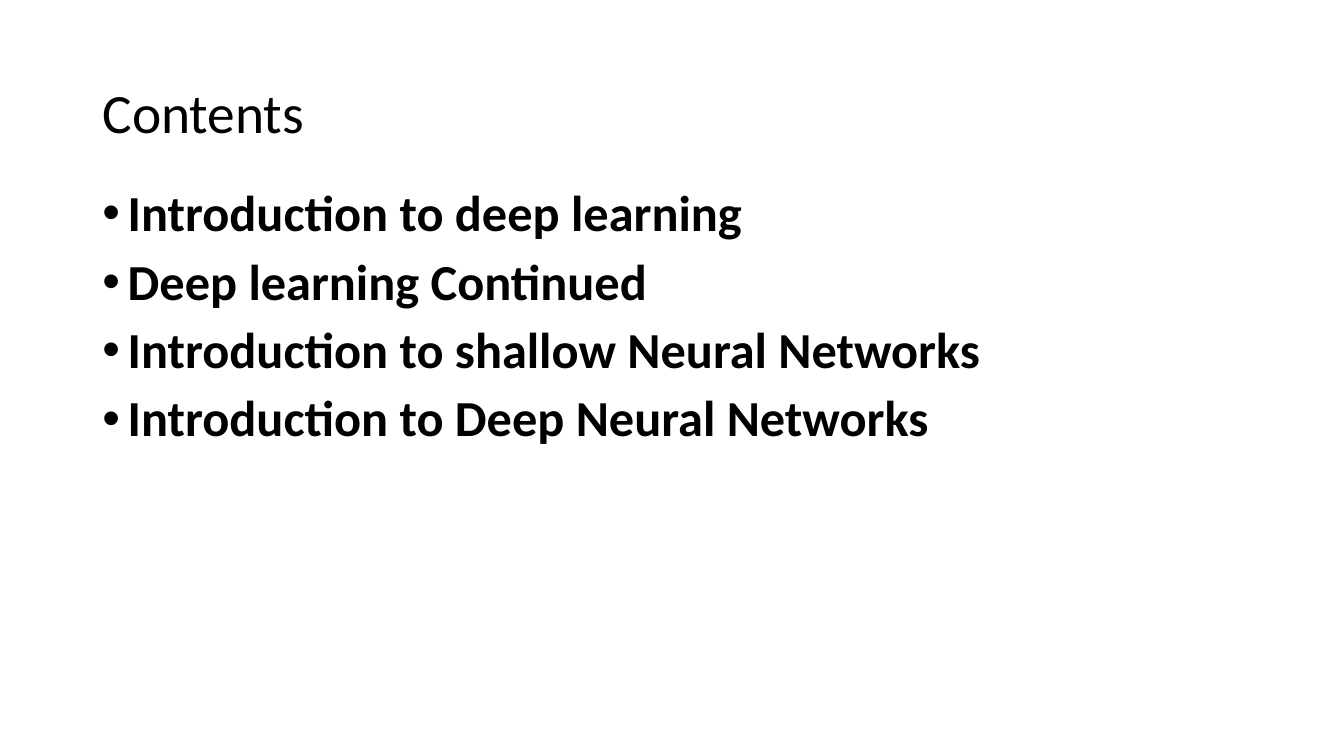
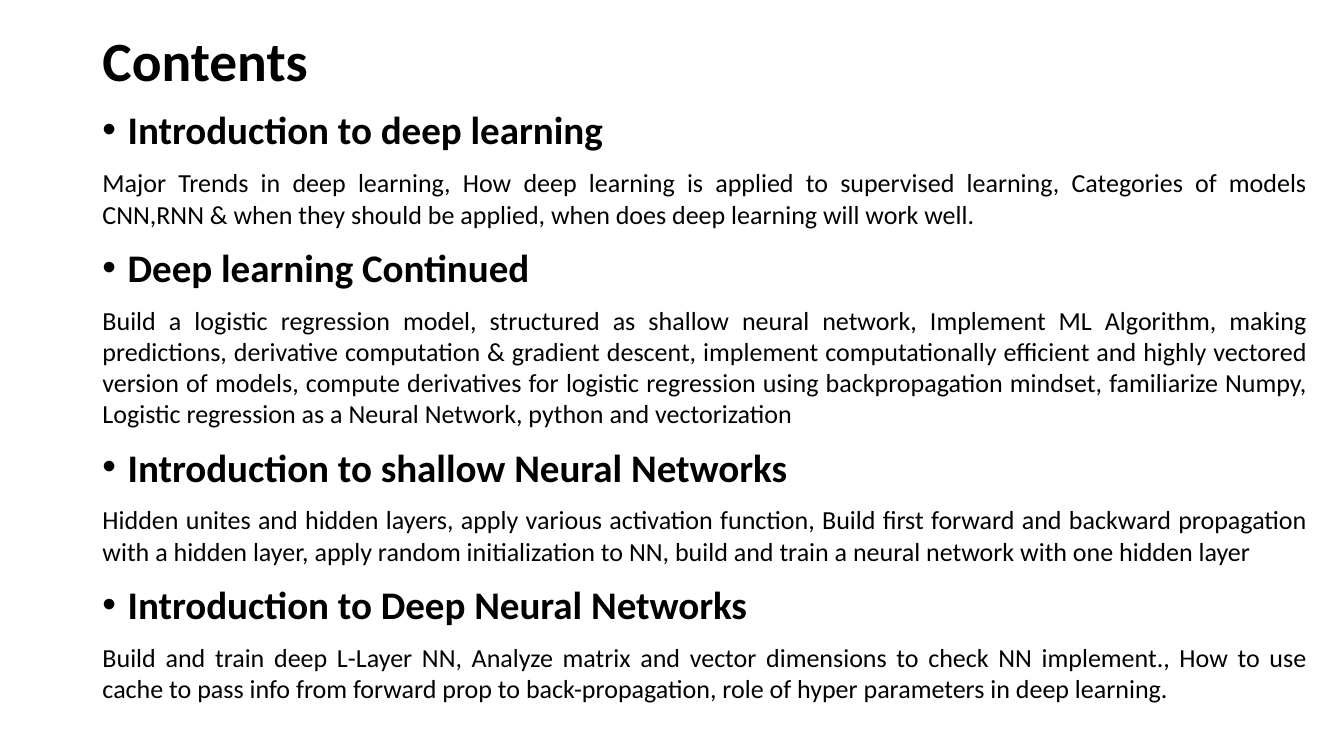
Before and after one commit to RashmivernekarN/ai_with_python_keonics, a slide deck: slide 2 of Module7/7ppt.pptx. Drawn at 1344x756 pixels with LibreOffice and Linux fonts; fonts in the diff are those of the drawing. Boxes give left, top, right and bottom in pixels: in the first picture for what was removed or moved away, otherwise in the second. Text is boxed around its words. In the diff, an @@ line names an element or a change of style, - is before the commit and + after.

```diff
--- a/Module7/7ppt.pptx
+++ b/Module7/7ppt.pptx
@@ title "Contents": place and size @@
-title "Contents" at <box>102,97,304,134</box>
+title "Contents" at <box>102,44,307,82</box>
@@ title "Contents" at <box>102,44,307,82</box>: bold on @@
@@ text "Introduction to deep learning": place and size @@
-text "Introduction to deep learning" at <box>128,195,980,444</box>
+text "Introduction to deep learning" at <box>102,116,1306,703</box>
@@ text at <box>128,116,787,625</box>: size 36 to 27.9 pt in "Introduction to deep learning", "Deep learning Continued", "Introduction to shallow Neural Networks", "Introduction to Deep Neural Networks"; alignment left to justified; line spacing 0.9 to 1 @@
@@ text at <box>102,174,1306,229</box>: paragraph added @@
+Major Trends in deep learning, How deep learning is applied to supervised learning, Categories of models CNN,RNN & when they should be applied, when does deep learning will work well.
@@ text at <box>102,312,1306,428</box>: paragraph added @@
+Build a logistic regression model, structured as shallow neural network, Implement ML Algorithm, making predictions, derivative computation & gradient descent, implement computationally efficient and highly vectored version of models, compute derivatives for logistic regression using backpropagation mindset, familiarize Numpy, Logistic regression as a Neural Network, python and vectorization
@@ text at <box>102,511,1306,566</box>: paragraph added @@
+Hidden unites and hidden layers, apply various activation function, Build first forward and backward propagation with a hidden layer, apply random initialization to NN, build and train a neural network with one hidden layer
@@ text at <box>102,649,1306,703</box>: paragraph added @@
+Build and train deep L-Layer NN, Analyze matrix and vector dimensions to check NN implement., How to use cache to pass info from forward prop to back-propagation, role of hyper parameters in deep learning.
```
Also in this commit, not shown: 5 other slides changed, 7 slides added, 1 slide removed, 13 other files.
